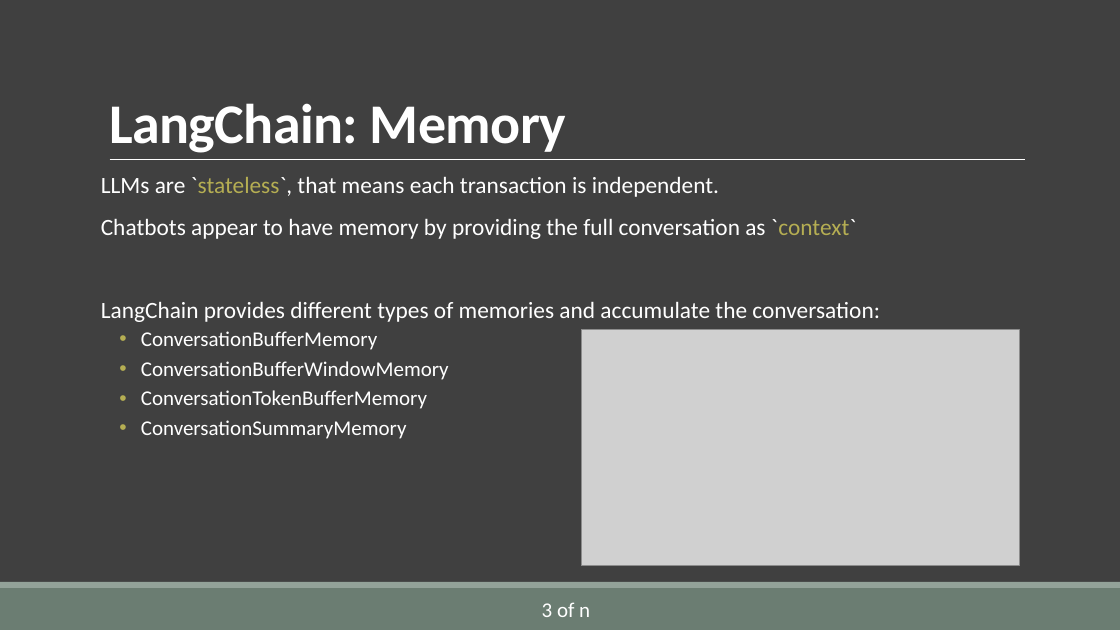
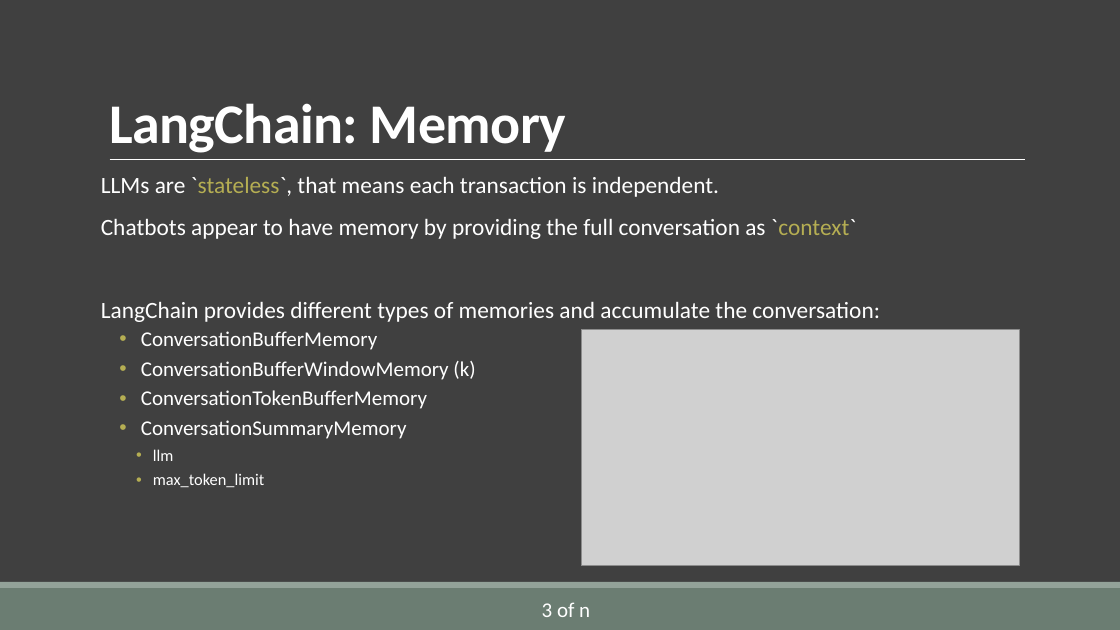
Before and after one commit to AlirezaSaei1/NLP-Assignments, a slide deck: slide 7 of Presentation/Slides/Presentation.pptx. Drawn at 1120x630 pixels with LibreOffice and Linux fonts; fonts in the diff are those of the drawing; grey boxes stand for pictures. Boxes give left, top, right and bottom in pixels: in the first picture for what was removed or moved away, otherwise in the second. Text is boxed around its words. In the diff, an @@ line names an element or a change of style, - is before the commit and + after.

```diff
--- a/Presentation/Slides/Presentation.pptx
+++ b/Presentation/Slides/Presentation.pptx
@@ text at bbox=[141, 361, 475, 380]: text changed @@
-  • ConversationBufferWindowMemory
+  • ConversationBufferWindowMemory (k)
@@ text at bbox=[153, 449, 264, 487]: paragraphs added @@
+    • llm
+    • max_token_limit
```
Also in this commit, not shown: 3 other slides changed, 2 slides added, 1 other file.
